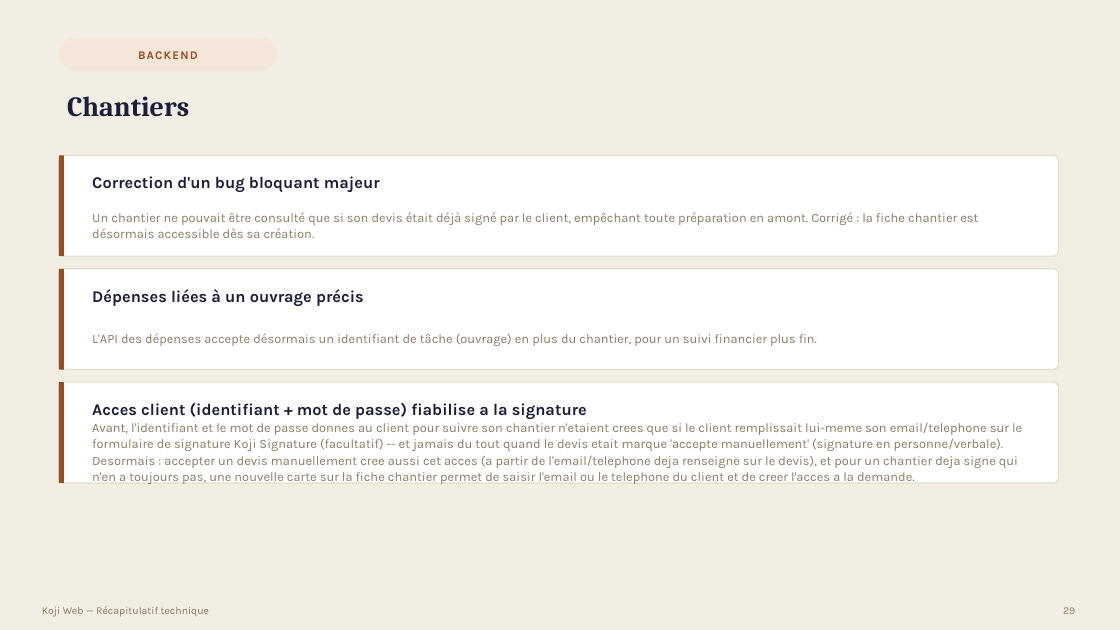
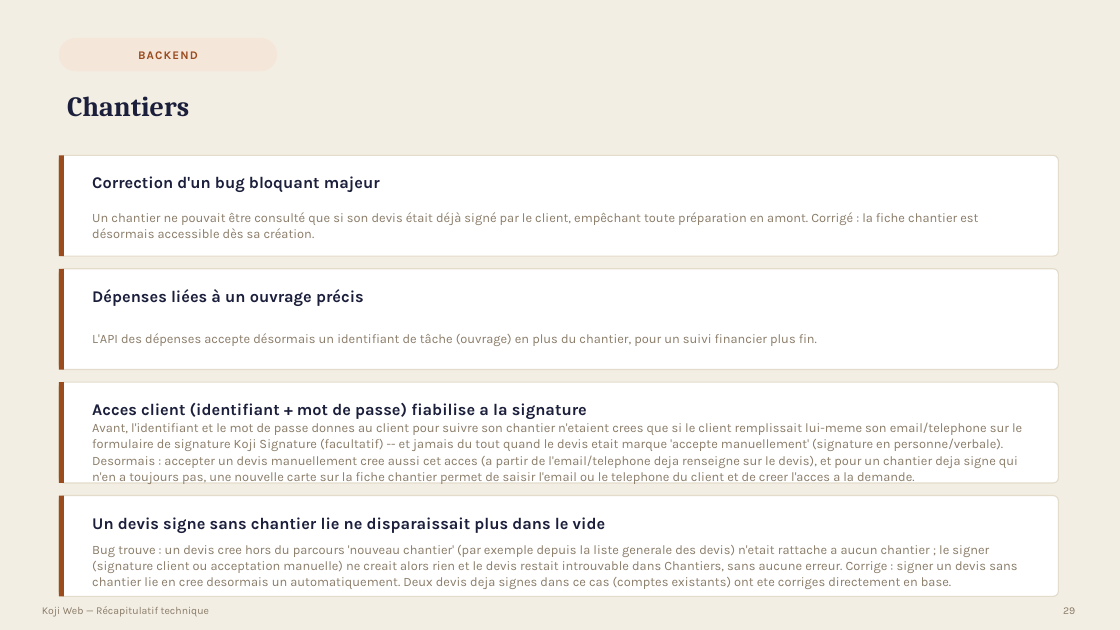
Before and after one commit to bouhouchimira-prog/web-app-Koji, a slide deck: slide 29 of docs/manager-recap/Recap-Koji-Manager.pptx. Drawn at 1120x630 pixels with LibreOffice and Linux fonts; fonts in the diff are those of the drawing. Boxes give left, top, right and bottom in pixels: in the first picture for what was removed or moved away, otherwise in the second. Text is boxed around its words. In the diff, an @@ line names an element or a change of style, - is before the commit and + after.

```diff
--- a/docs/manager-recap/Recap-Koji-Manager.pptx
+++ b/docs/manager-recap/Recap-Koji-Manager.pptx
@@ rounded rectangle added at bbox=[59, 496, 1059, 597], fill #FFFFFF, outline #E4DCCB 1 pt @@
@@ rectangle added at bbox=[59, 496, 64, 597], fill #9A4C1F @@
@@ text added at bbox=[92, 517, 606, 533], 14 pt, text #1B1F3B, bold @@
+Un devis signe sans chantier lie ne disparaissait plus dans le vide
@@ text added at bbox=[92, 545, 1017, 589], 11 pt, text #8A7C68 @@
+Bug trouve : un devis cree hors du parcours 'nouveau chantier' (par exemple depuis la liste generale des devis) n'etait rattache a aucun chantier ; le signer (signature client ou acceptation manuelle) ne creait alors rien et le devis restait introuvable dans Chantiers, sans aucune erreur. Corrige : signer un devis sans chantier lie en cree desormais un automatiquement. Deux devis deja signes dans ce cas (comptes existants) ont ete corriges directement en base.
```
Also in this commit, not shown: 2 other slides changed, 5 other files.
